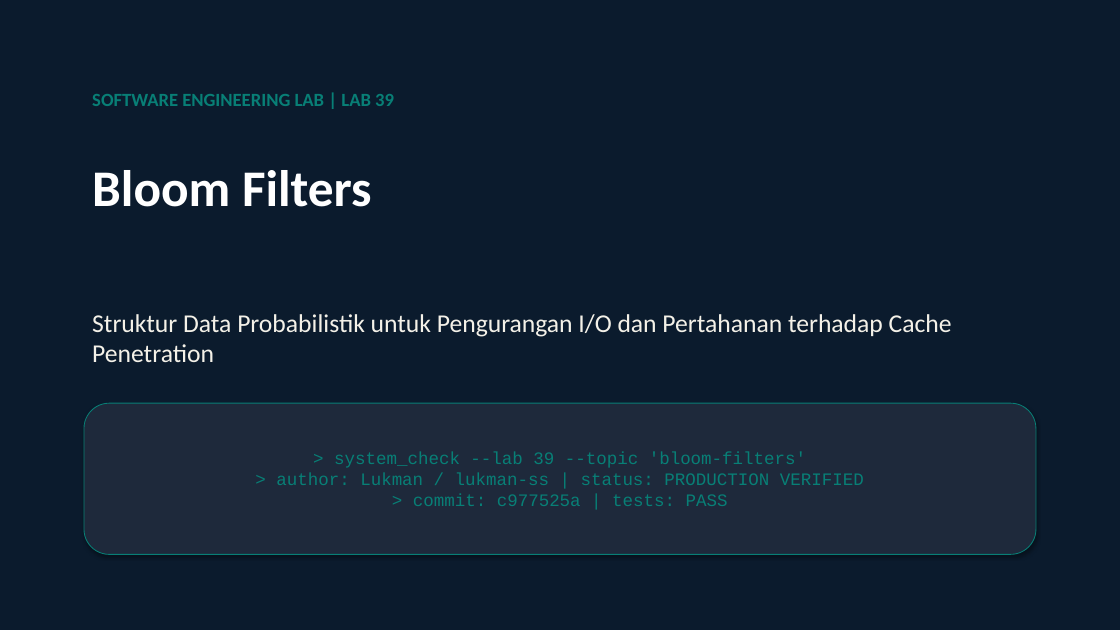
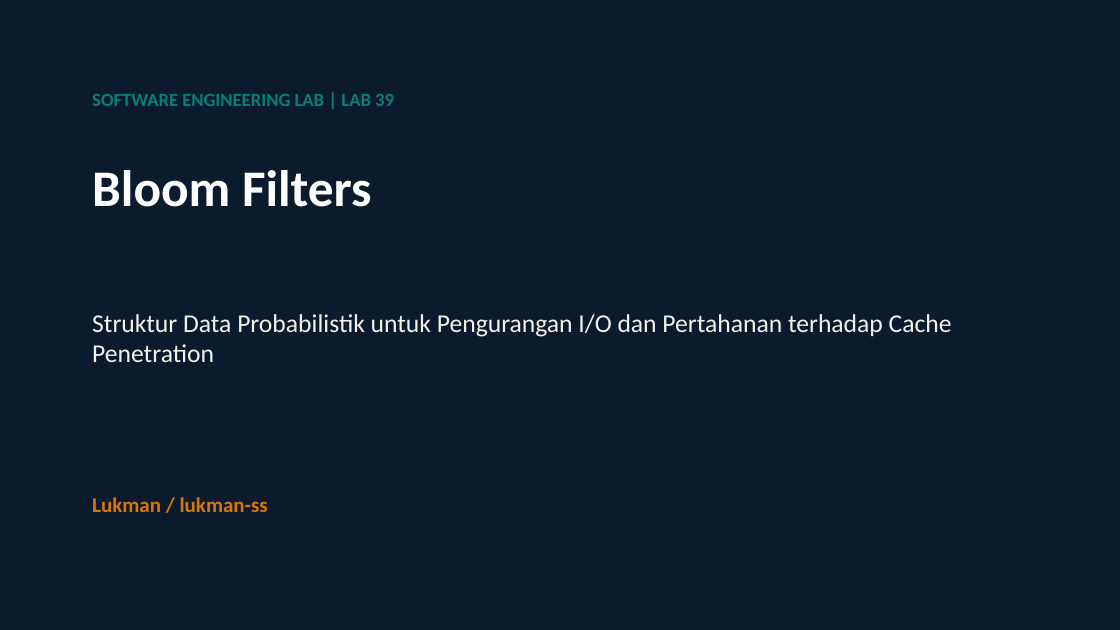
Before and after one commit to lukman-ss/software-engineering-lab, a slide deck: slide 1 of labs/39-bloom-filters/result/linkedin/lab-39-bloom-filters-carousel.pptx. Drawn at 1120x630 pixels with LibreOffice and Linux fonts; fonts in the diff are those of the drawing. Boxes give left, top, right and bottom in pixels: in the first picture for what was removed or moved away, otherwise in the second. Text is boxed around its words. In the diff, an @@ line names an element or a change of style, - is before the commit and + after.

```diff
--- a/labs/39-bloom-filters/result/linkedin/lab-39-bloom-filters-carousel.pptx
+++ b/labs/39-bloom-filters/result/linkedin/lab-39-bloom-filters-carousel.pptx
@@ text "Lukman / lukman-ss": place and size @@
-text "Lukman / lukman-ss" at [84,403,1036,555]
+text "Lukman / lukman-ss" at [92,497,268,512]
@@ text "Lukman / lukman-ss" at [92,497,268,512]: vertical alignment middle to top; fill #1E293B to none; outline #087F76 0.75 pt to none; shadow off @@
@@ text at [92,497,268,512]: text changed; size 15 to 18 pt; font Courier New to Calibri; text colour #087F76 to #D97706; bold on @@
-> system_check --lab 39 --topic 'bloom-filters'
-> author: Lukman / lukman-ss | status: PRODUCTION VERIFIED
-> commit: c977525a | tests: PASS
+Lukman / lukman-ss
```
Also in this commit, not shown: 6 other slides changed, 31 other files.
